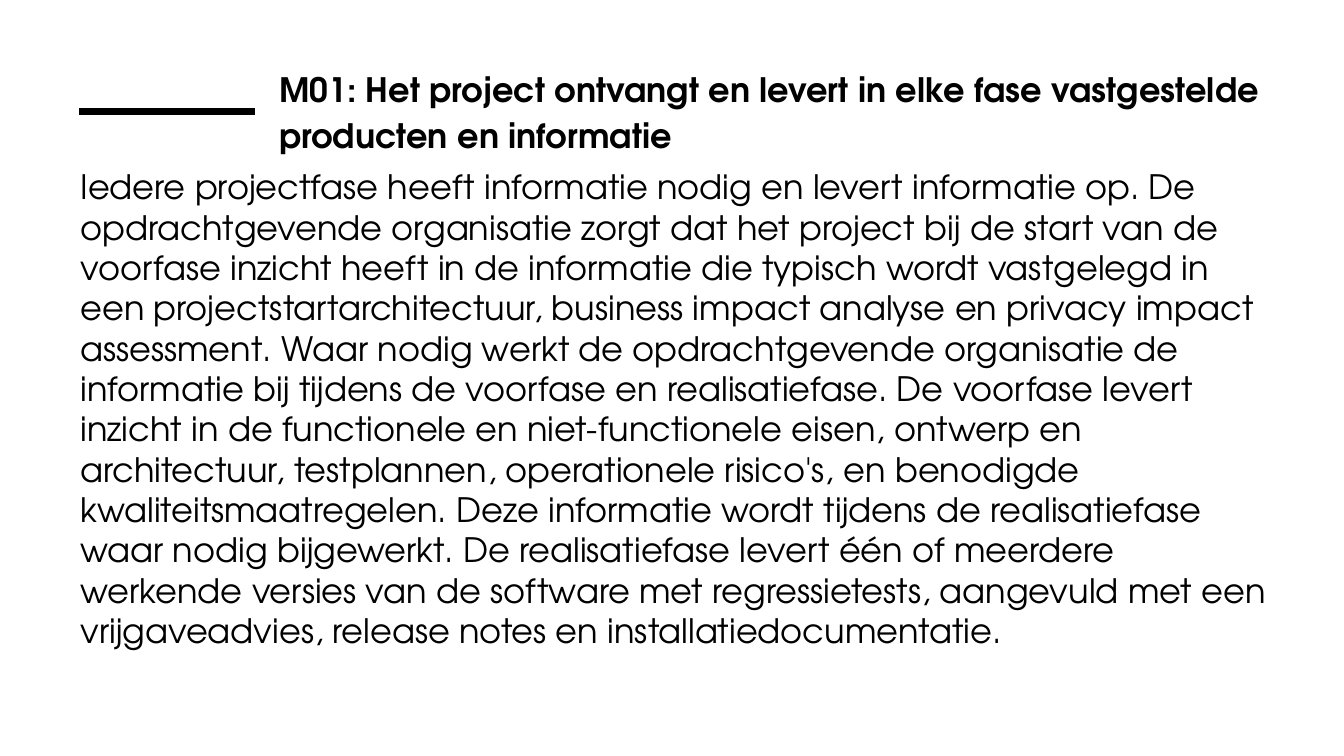
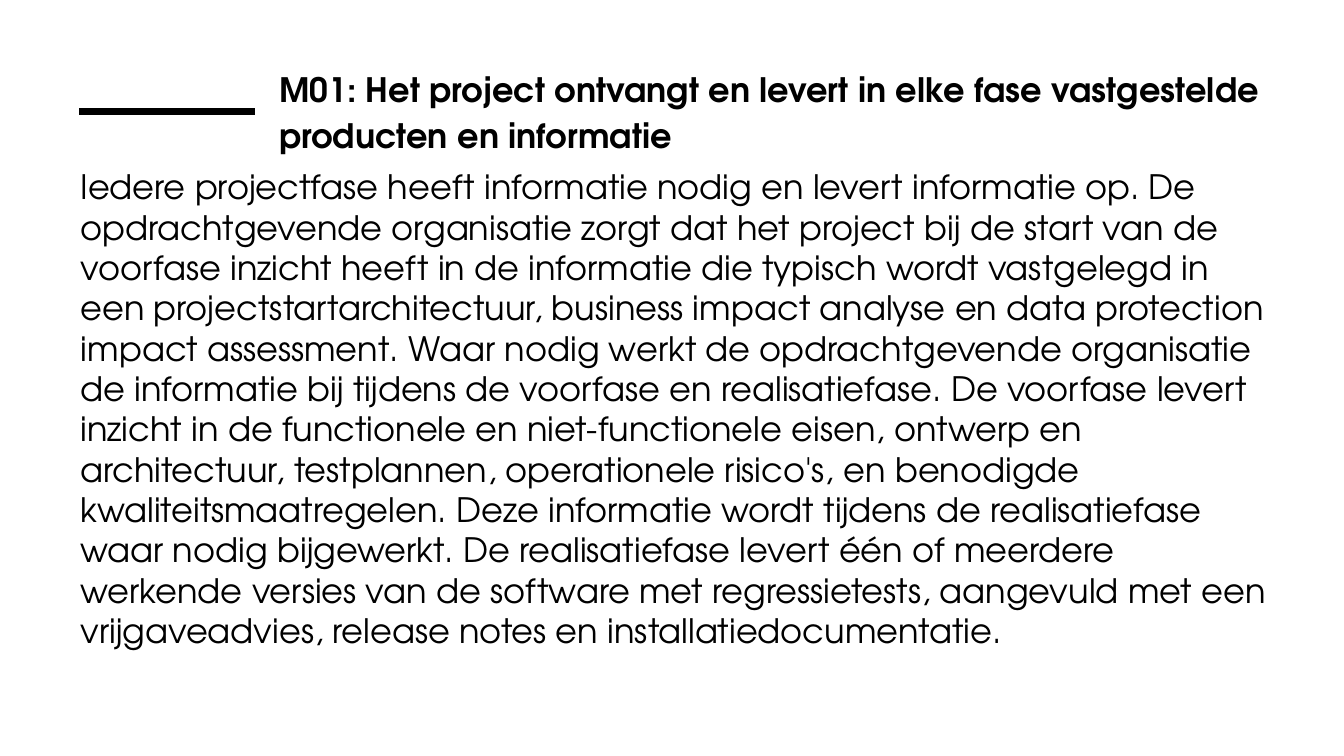
Before and after one commit to ICTU/Kwaliteitsaanpak, a slide deck: slide 5 of docs/wip/ICTU-Kwaliteitsaanpak.pptx. Drawn at 1344x756 pixels with LibreOffice and Linux fonts; fonts in the diff are those of the drawing; background and template pictures are left out. Boxes give left, top, right and bottom in pixels: in the first picture for what was removed or moved away, otherwise in the second. Text is boxed around its words. In the diff, an @@ line names an element or a change of style, - is before the commit and + after.

```diff
--- a/docs/wip/ICTU-Kwaliteitsaanpak.pptx
+++ b/docs/wip/ICTU-Kwaliteitsaanpak.pptx
@@ text at [80,174,1265,651]: text changed @@
-Iedere projectfase heeft informatie nodig en levert informatie op. De opdrachtgevende organisatie zorgt dat het project bij de start van de voorfase inzicht heeft in de informatie die typisch wordt vastgelegd in een projectstartarchitectuur, business impact analyse en privacy impact assessment. Waar nodig werkt de opdrachtgevende organisatie de informatie bij tijdens de voorfase en realisatiefase. De voorfase levert inzicht in de functionele en niet-functionele eisen, ontwerp en architectuur, testplannen, operationele risico's, en benodigde kwaliteitsmaatregelen. Deze informatie wordt tijdens de realisatiefase waar nodig bijgewerkt. De realisatiefase levert één of meerdere werkende versies van de software met regressietests, aangevuld met een vrijgaveadvies, release notes en installatiedocumentatie.
+Iedere projectfase heeft informatie nodig en levert informatie op. De opdrachtgevende organisatie zorgt dat het project bij de start van de voorfase inzicht heeft in de informatie die typisch wordt vastgelegd in een projectstartarchitectuur, business impact analyse en data protection impact assessment. Waar nodig werkt de opdrachtgevende organisatie de informatie bij tijdens de voorfase en realisatiefase. De voorfase levert inzicht in de functionele en niet-functionele eisen, ontwerp en architectuur, testplannen, operationele risico's, en benodigde kwaliteitsmaatregelen. Deze informatie wordt tijdens de realisatiefase waar nodig bijgewerkt. De realisatiefase levert één of meerdere werkende versies van de software met regressietests, aangevuld met een vrijgaveadvies, release notes en installatiedocumentatie.
```
Also in this commit, not shown: 1 other slide changed, 23 other files.
